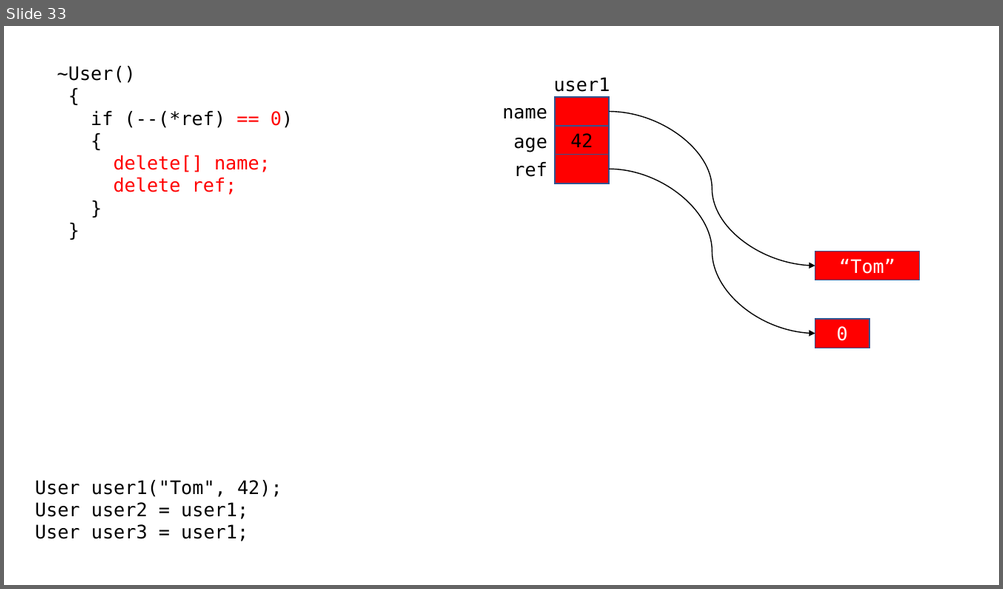
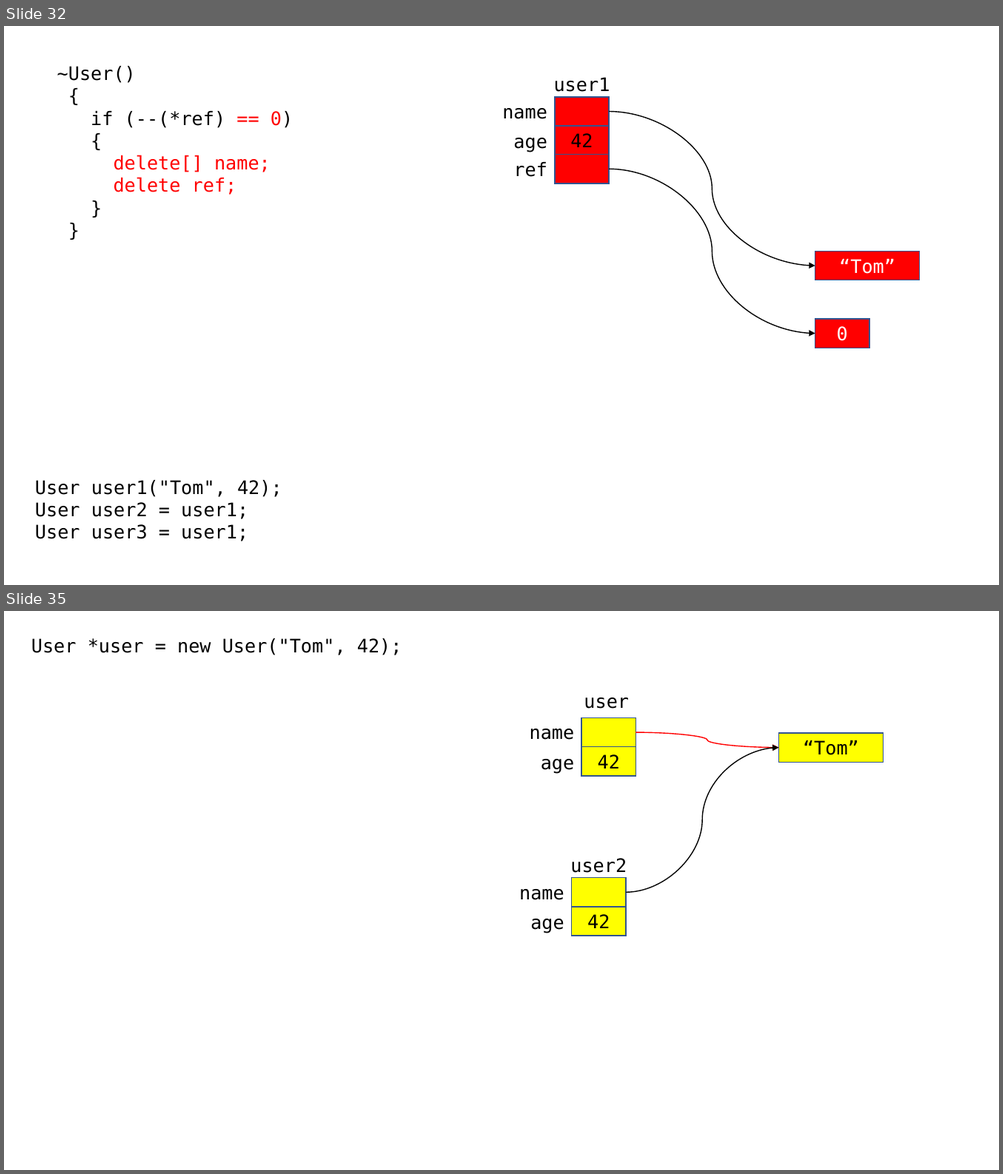
Before and after one commit to yoondev-classroom/cpp_221114, a slide deck: 221114.pptx. Shown one above the other, each under a label of ours: slide 33 before the commit, slides 32 and 35 after it; the slides between them are not shown. The pictures are 1003x589 and 1003x1174 pixels, drawn with LibreOffice and Linux fonts; fonts in the diff are those of the drawing. Boxes give left, top, right and bottom in pixels: in the first picture for what was removed or moved away, otherwise in the second. Text is boxed around its words. In the diff, an @@ line names an element or a change of style, - is before the commit and + after.

```diff
--- a/221114.pptx
+++ b/221114.pptx
@@ slide 35 added at (4,611,999,1170), background #FFFFFF @@
@@ text added at (31,638,402,655), 18 pt, text #000000 @@
+User *user = new User("Tom", 42);
@@ text added at (583,698,629,709), 18 pt, text #000000 @@
+user
@@ rectangle added at (581,718,636,747), fill #FFFF00, outline #325491 1 pt @@
@@ text added at (529,729,575,740), 18 pt, text #000000 @@
+name
@@ curved arrow added from (636, 732) to (779, 748), #FF0000 1 pt @@
@@ rectangle added at (779,733,883,763), fill #FFFF00, outline #325491 1 pt, 18 pt, text #000000 @@
+“Tom”
@@ text added at (540,759,575,774), 18 pt, text #000000 @@
+age
@@ rectangle added at (581,747,636,776), fill #FFFF00, outline #325491 1 pt, 18 pt, text #000000 @@
+42
@@ curved arrow added from (626, 892) to (779, 748), #000000 1 pt @@
@@ text added at (570,858,626,873), 18 pt, text #000000 @@
+user2
@@ text added at (519,889,564,900), 18 pt, text #000000 @@
+name
@@ rectangle added at (572,878,626,907), fill #FFFF00, outline #325491 1 pt @@
@@ text added at (530,919,564,934), 18 pt, text #000000 @@
+age
@@ rectangle added at (572,907,626,937), fill #FFFF00, outline #325491 1 pt, 18 pt, text #000000 @@
+42
@@ what was slide 33 is now slide 32 @@
```
Also in this commit, not shown: 2 slides changed, 1 other file.
